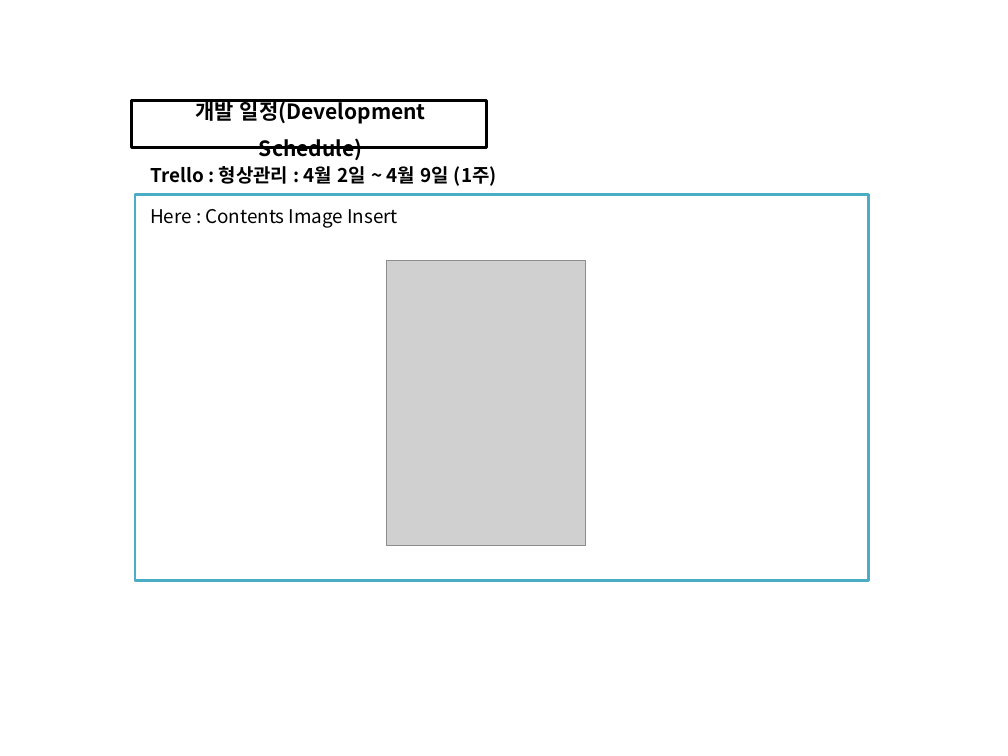
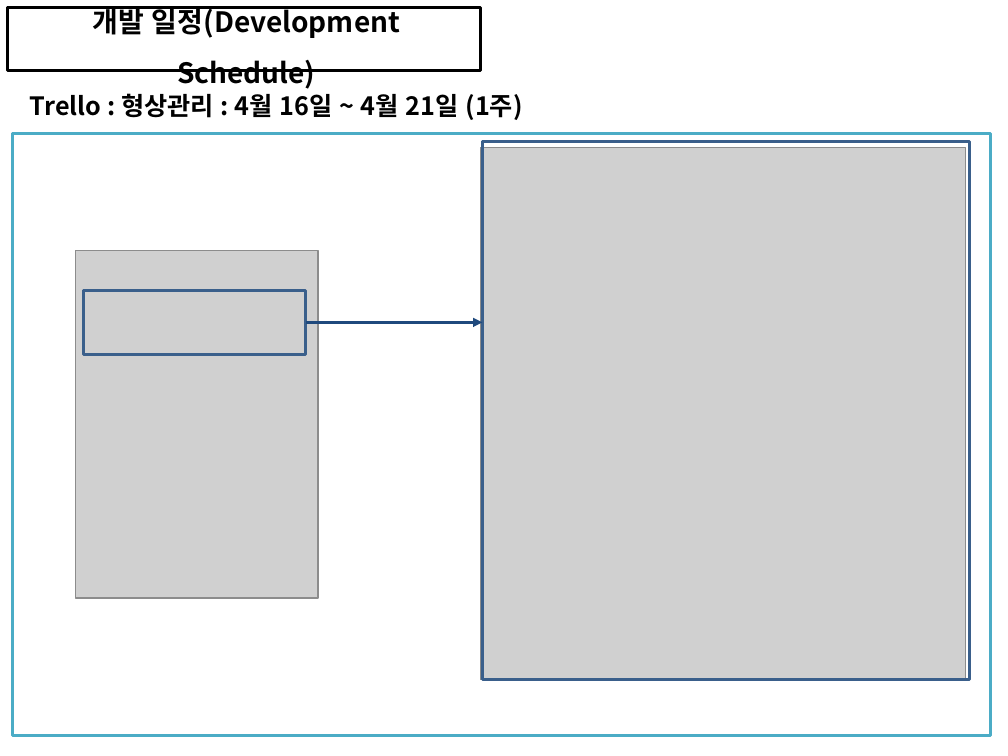
Before and after one commit to soh0256/4team, a slide deck: slide 3 of 개발 4팀 2차 미니 프로젝트/6) KOSMO_77기_개발 4팀_일정관리_형상관리_활용_종합보고서.pptx (slide 5 before the commit). Drawn at 1008x756 pixels with LibreOffice and Linux fonts; fonts in the diff are those of the drawing; grey boxes stand for pictures. Boxes give left, top, right and bottom in pixels: in the first picture for what was removed or moved away, otherwise in the second. Text is boxed around its words. In the diff, an @@ line names an element or a change of style, - is before the commit and + after.

```diff
--- a/개발 4팀 2차 미니 프로젝트/6) KOSMO_77기_개발 4팀_일정관리_형상관리_활용_종합보고서.pptx
+++ b/개발 4팀 2차 미니 프로젝트/6) KOSMO_77기_개발 4팀_일정관리_형상관리_활용_종합보고서.pptx
@@ rectangle: place and size @@
-rectangle at (132, 101, 487, 148)
+rectangle at (8, 8, 481, 72)
@@ text "개발 일정(Development Schedule)": place and size @@
-text "개발 일정(Development Schedule)" at (196, 98, 426, 160)
+text "개발 일정(Development Schedule)" at (92, 6, 400, 89)
@@ text "개발 일정(Development Schedule)" at (92, 6, 400, 89): size 15 to 20 pt @@
@@ text at (30, 93, 523, 120): text changed; size 13.5 to 18 pt @@
-Trello : 형상관리 : 4월 2일 ~ 4월 9일 (1주)
+Trello : 형상관리 : 4월 16일 ~ 4월 21일 (1주)
@@ rectangle: place and size @@
-rectangle at (135, 195, 869, 580)
+rectangle at (12, 134, 991, 736)
@@ picture added at (481, 148, 967, 680) @@
@@ rectangle added at (483, 142, 970, 679), outline #3A5F8C 2 pt @@
@@ text removed at (150, 209, 398, 228) @@
-Here : Contents Image Insert
@@ picture: place and size @@
-picture at (387, 261, 587, 546)
+picture at (76, 251, 319, 598)
@@ rectangle added at (84, 290, 305, 354), outline #3A5F8C 2 pt @@
@@ arrow added from (305, 323) to (483, 323), #1F497D 2.25 pt @@
```
Also in this commit, not shown: 13 other slides changed, 22 slides added.
